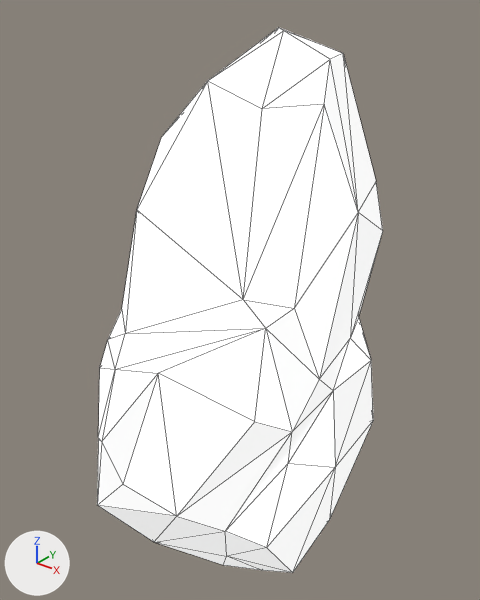
Two versions of the glTF model public/siege/scifi/desert_SM_Env_Rock_Small_01.gltf, one commit apart.
The view is the same before and after, from a camera (50 mm lens) standing at (1.336, -1.61, 1.777) and looking at (0.027, 0.027, 0.763). Lighting does not change. The marker at lower left points along +X, +Y and +Z. The first picture is the older version. Mesh edges are drawn as thin lines. Where no turn or scale is listed for an object, it has been applied to the vertices.

In view in the first picture: 'SM_Env_Rock_Small_01'.
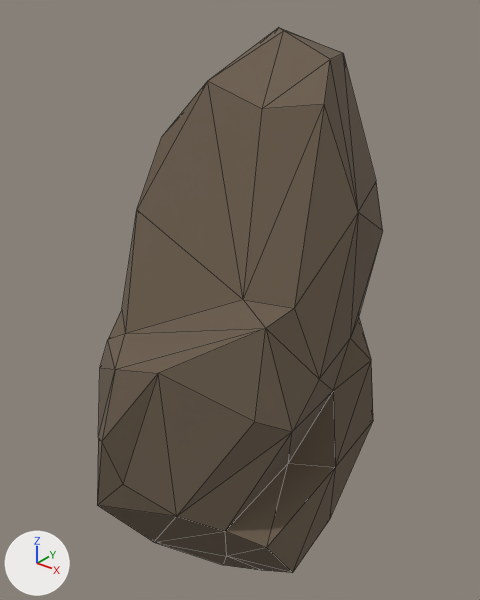
What differs and where, as boxes [x1, y1, x2, y2] in the pictures (480 x 600 px):
'SM_Env_Rock_Small_01', surface changed (white to brown)
    both: [97, 28, 383, 573]

Diff of the bpy script that builds the scene:
```diff
--- a/public/siege/scifi/desert_SM_Env_Rock_Small_01.gltf.py
+++ b/public/siege/scifi/desert_SM_Env_Rock_Small_01.gltf.py
@@ img_polygonnaturebiomess2_ariddesert_texture_01 @@
+img_polygonnaturebiomess2_ariddesert_texture_01 = load_image('PolygonNatureBiomesS2_AridDesert_Texture_01', 'PolygonNatureBiomesS2_AridDesert_Texture_01.webp', 4096, 4096, 'sRGB')
@@ mat_mat_01a @@
 mat_mat_01a = principled_material('MAT_01A')
-mat_mat_01a.base_color = (1.0, 1.0, 1.0)  # white #ffffff
+mat_mat_01a.texture = img_polygonnaturebiomess2_ariddesert_texture_01
 mat_mat_01a.roughness = 1.0
-mat_mat_01a.emission_strength = 0.5
```
